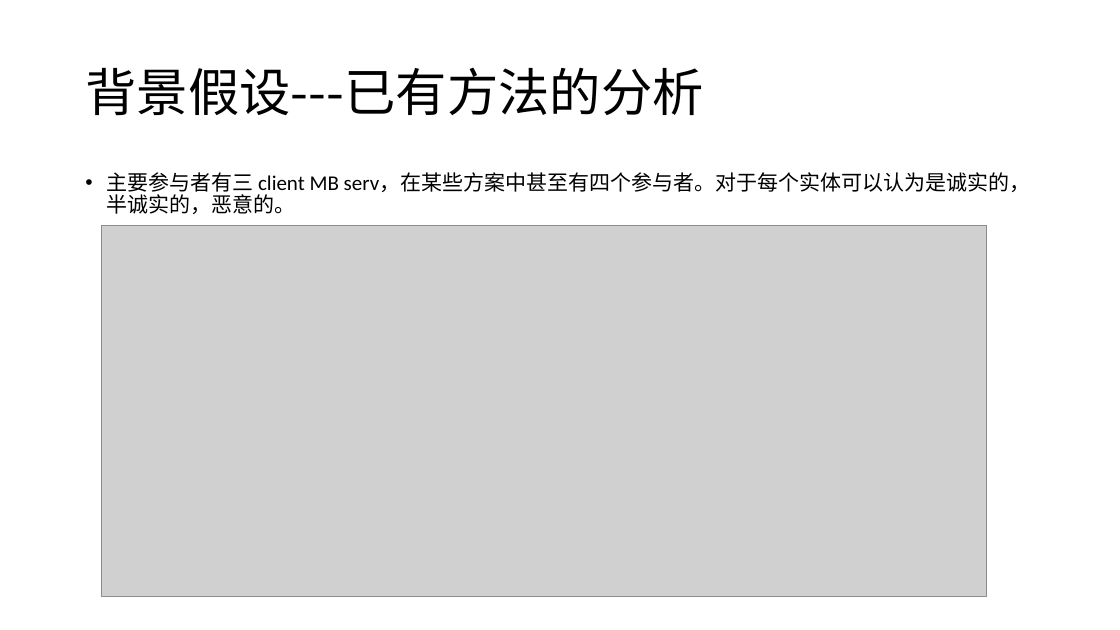
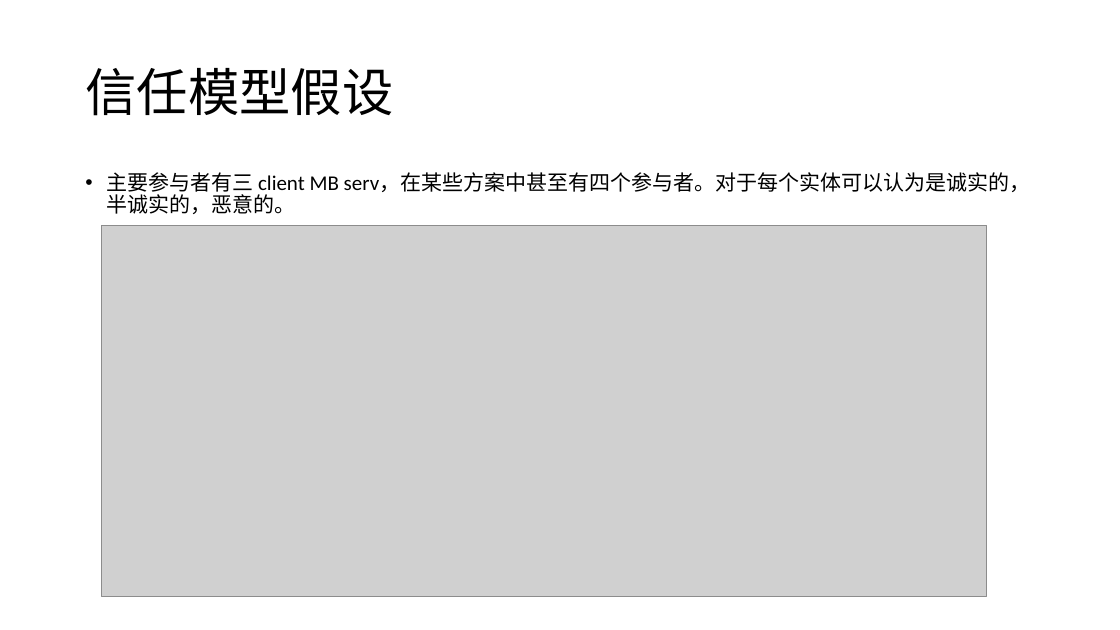
Before and after one commit to mikami-yua/security_papers, a slide deck: slide 14 of 深度包检测.pptx (slide 21 before the commit). Drawn at 1120x630 pixels with LibreOffice and Linux fonts; fonts in the diff are those of the drawing; grey boxes stand for pictures. Boxes give left, top, right and bottom in pixels: in the first picture for what was removed or moved away, otherwise in the second. Text is boxed around its words. In the diff, an @@ line names an element or a change of style, - is before the commit and + after.

```diff
--- a/深度包检测.pptx
+++ b/深度包检测.pptx
@@ title at [85, 68, 393, 116]: text changed @@
-背景假设---已有方法的分析
+信任模型假设
```
Also in this commit, not shown: 32 other slides changed, 9 slides added, 8 slides removed, 19 other files.
